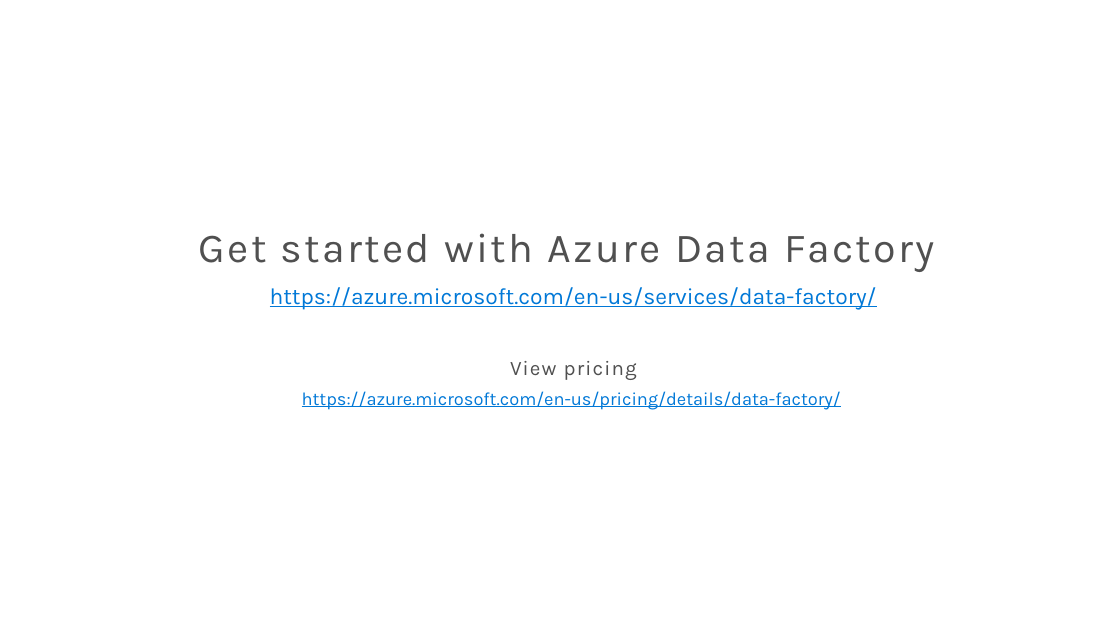
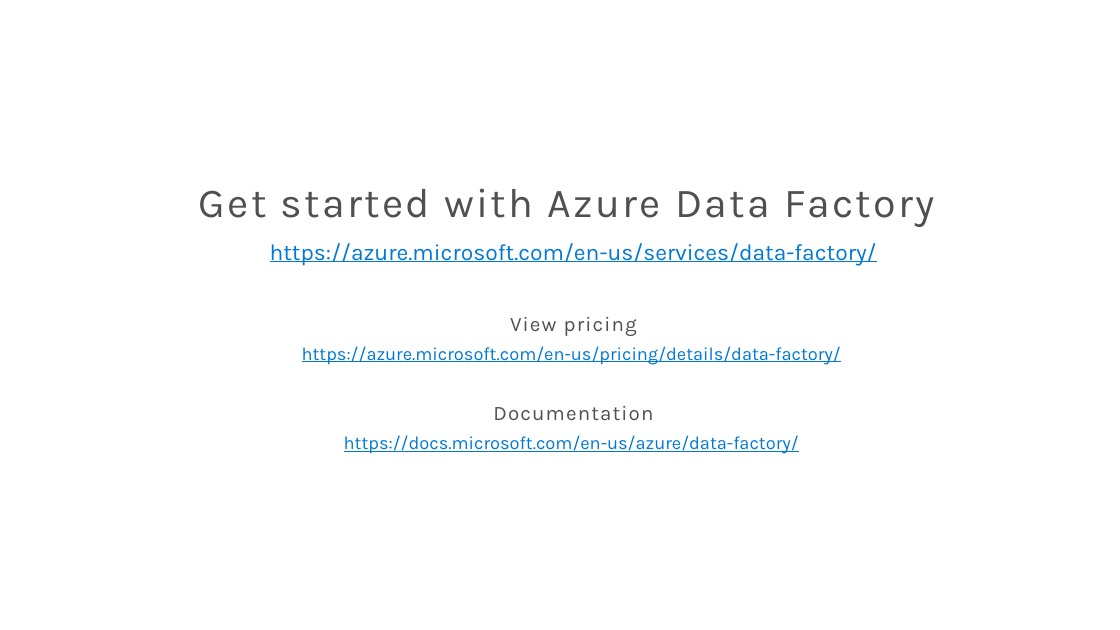
Before and after one commit to kromerm/adflab, a slide deck: slide 58 of Lab Modules/MS_Azure_Data_Factory_Lab_Overview.pptx. Drawn at 1120x630 pixels with LibreOffice and Linux fonts; fonts in the diff are those of the drawing; background and template pictures are left out. Boxes give left, top, right and bottom in pixels: in the first picture for what was removed or moved away, otherwise in the second. Text is boxed around its words. In the diff, an @@ line names an element or a change of style, - is before the commit and + after.

```diff
--- a/Lab Modules/MS_Azure_Data_Factory_Lab_Overview.pptx
+++ b/Lab Modules/MS_Azure_Data_Factory_Lab_Overview.pptx
@@ text "Get started with Azure Data ..." moved from (x1=199, y1=233, x2=934, y2=410) to (x1=199, y1=188, x2=934, y2=454) @@
@@ text at (x1=344, y1=406, x2=799, y2=454): paragraphs added @@
+Documentation
+https://docs.microsoft.com/en-us/azure/data-factory/
```
Also in this commit, not shown: 1 other slide changed.
